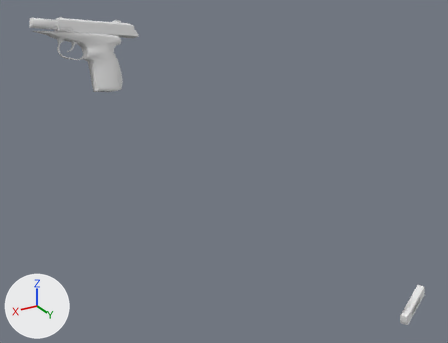
Renders of the OBJ model Vertex_Animation_Compiler/Assets/Makarov_Pistol_Reload148.obj from each side of a commit.
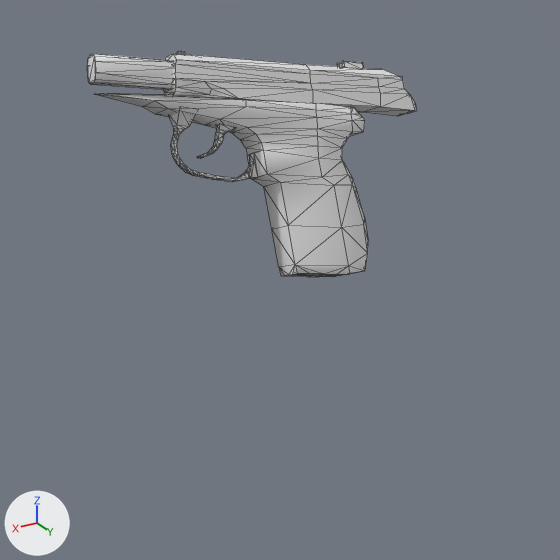
The first picture shows the older version from a 50 mm lens placed at (0.706, 0.891, 0.139), pointed at (0.189, 0.029, -0.292). The close-ups show both versions on the part from 0% to 42% of the width and 0% to 54% of the height of that picture; other places that the commit changed are outside them. Every picture has the same lights, and +X, +Y and +Z are marked at lower left. The close-ups show mesh edges as thin lines. Where no turn or scale is listed for an object, it has been applied to the vertices.

Names of what the first close-up shows: 'Rest_of_the_gun_Sphere', 'Top_Slider_Sphere.001'.
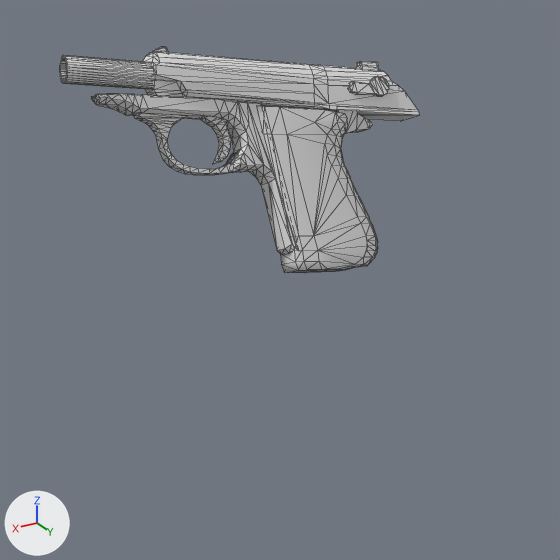
The change, as a diff of the scene's bpy script:
```diff
--- a/Vertex_Animation_Compiler/Assets/Makarov_Pistol_Reload148.obj.py
+++ b/Vertex_Animation_Compiler/Assets/Makarov_Pistol_Reload148.obj.py
@@ me_rest_of_the_gun_sphere @@
 # used by ob_rest_of_the_gun_sphere; location = (0.0, 0.0, 0.0)
-me_rest_of_the_gun_sphere.from_pydata(...)  # 272 vertices, 525 faces; spans x 0.3106..0.4562, y -0.1331..-0.0813, z -0.1591..-0.0255
+me_rest_of_the_gun_sphere.from_pydata(...)  # 446 vertices, 876 faces; spans x 0.3121..0.4703, y -0.1336..-0.083, z -0.1554..-0.0254
+# me_rest_of_the_gun_sphere part 1: the loose piece of 212 vertices spanning x 0.3106..0.4557, y -0.1331..-0.0813, z -0.1591..-0.0452 is rebuilt with 198 vertices and now spans x 0.3121..0.3724, y -0.1336..-0.083, z -0.1554..-0.0588
+# me_rest_of_the_gun_sphere part 2: the loose piece of 24 vertices spanning x 0.4073..0.4562, y -0.1317..-0.115, z -0.049..-0.0255 is rebuilt with 128 vertices and now spans x 0.4075..0.4703, y -0.1315..-0.1166, z -0.0496..-0.0254
+# me_rest_of_the_gun_sphere part 3: a new loose piece of 76 vertices spanning x 0.3847..0.4358, y -0.1226..-0.1053, z -0.0946..-0.0567
+# me_rest_of_the_gun_sphere part 4: a new loose piece of 44 vertices spanning x 0.3858..0.4003, y -0.1247..-0.1079, z -0.0887..-0.0569
+# me_rest_of_the_gun_sphere part 5: 36 vertices removed from x 0.3828..0.4063, y -0.1195..-0.1084, z -0.0846..-0.0669
+# me_rest_of_the_gun_sphere part 6: the surface is now shaded flat
@@ me_top_slider_sphere_001 @@
 # used by ob_top_slider_sphere_001; location = (0.0, 0.0, 0.0)
-me_top_slider_sphere_001.from_pydata(...)  # 131 vertices, 237 faces; spans x 0.2777..0.4158, y -0.1391..-0.109, z -0.0779..-0.0286
+me_top_slider_sphere_001.from_pydata(...)  # 222 vertices, 428 faces; spans x 0.2761..0.4262, y -0.1382..-0.1089, z -0.0809..-0.026
+# me_top_slider_sphere_001 part 7: the loose piece of 76 vertices spanning x 0.2777..0.4158, y -0.1391..-0.109, z -0.0779..-0.0289 is rebuilt with 142 vertices and now spans x 0.2761..0.4262, y -0.1382..-0.1089, z -0.0809..-0.0274
+# me_top_slider_sphere_001 part 8: a new loose piece of 36 vertices spanning x 0.2921..0.3167, y -0.1178..-0.1104, z -0.0612..-0.0501
+# me_top_slider_sphere_001 part 9: a new loose piece of 24 vertices spanning x 0.2928..0.304, y -0.1343..-0.1236, z -0.0523..-0.043
+# me_top_slider_sphere_001 part 10: a new loose piece of 20 vertices spanning x 0.4116..0.4198, y -0.1298..-0.127, z -0.0302..-0.026
+# me_top_slider_sphere_001 part 11: 29 vertices removed from x 0.3026..0.3151, y -0.1335..-0.1233, z -0.0496..-0.0416
@@ me_rest_of_the_gun_sphere_001 @@
+me_rest_of_the_gun_sphere_001.from_pydata(...)  # 166 vertices, 324 faces; spans x 0.305..0.457, y -0.134..-0.089, z -0.142..-0.045
@@ ob_rest_of_the_gun_sphere_001 @@
+ob_rest_of_the_gun_sphere_001 = bpy.data.objects.new('Rest_of_the_gun_Sphere.001', me_rest_of_the_gun_sphere_001)
+ob_rest_of_the_gun_sphere_001.location = (0.0, 0.0, 0.0)
```

Where the change shows, as pixel boxes [x1, y1, x2, y2] in the close-ups (560 x 560 px):
'Rest_of_the_gun_Sphere', reshaped (13% wider)
    before: [87, 54, 368, 277]
    after: [60, 55, 378, 273]
'Top_Slider_Sphere.001', reshaped (9% wider, 14% taller)
    before: [163, 51, 417, 116]
    after: [143, 47, 419, 121]
'Rest_of_the_gun_Sphere.001', added
    after: [91, 94, 373, 255]
part 1 of me_rest_of_the_gun_sphere, rebuilt
    before: [95, 93, 368, 277]
    after: [257, 106, 378, 273]
part 2 of me_rest_of_the_gun_sphere, rebuilt
    before: [87, 54, 174, 90]
    after: [60, 55, 153, 90]
part 3 of me_rest_of_the_gun_sphere, added
    after: [134, 114, 238, 175]
part 4 of me_rest_of_the_gun_sphere, added
    after: [200, 117, 231, 164]
part 5 of me_rest_of_the_gun_sphere, deleted
    before: [197, 124, 236, 158]
part 7 of me_top_slider_sphere_001, rebuilt (9% wider, 13% taller)
    before: [163, 54, 417, 116]
    after: [143, 51, 419, 121]
part 8 of me_top_slider_sphere_001, added
    after: [349, 76, 389, 96]
part 9 of me_top_slider_sphere_001, added
    after: [356, 61, 379, 71]
part 10 of me_top_slider_sphere_001, added
    after: [154, 47, 169, 53]
part 11 of me_top_slider_sphere_001, deleted
    before: [337, 61, 363, 68]
